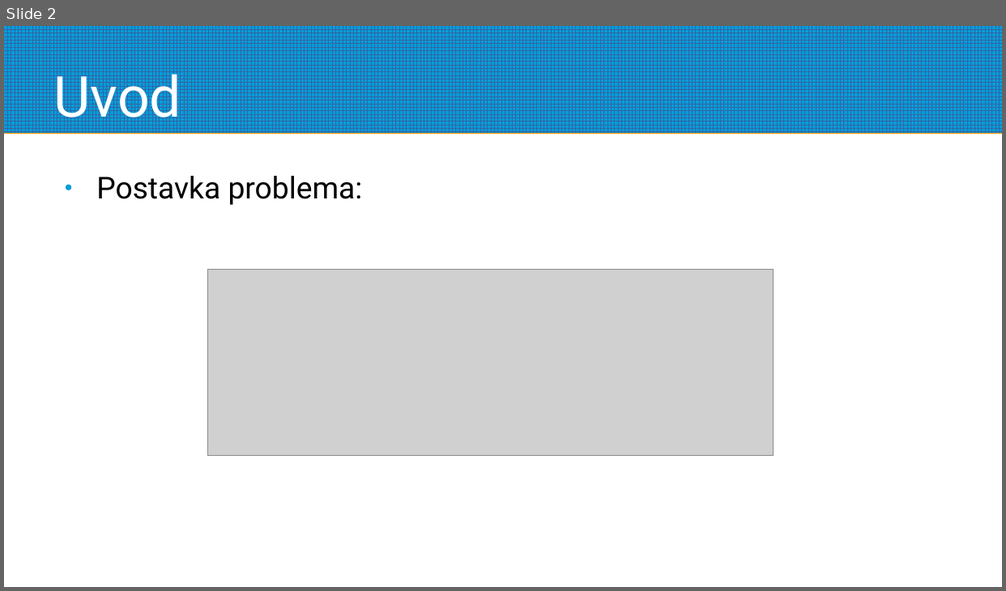
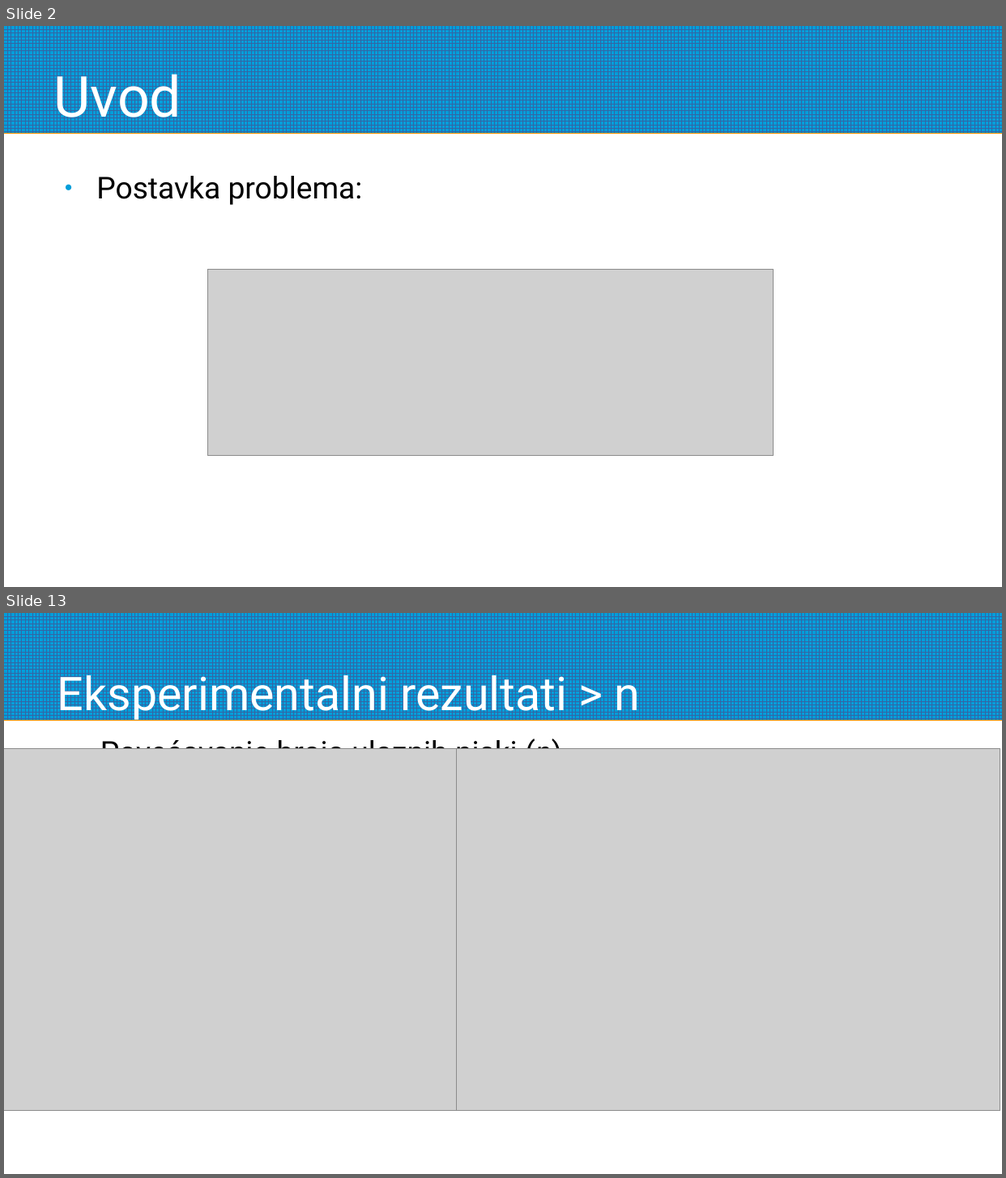
Before and after one commit to aleksakojadinovic/RI-nearest-string, a slide deck: docs/csp.odp. Shown one above the other, each under a label of ours: slide 2 before the commit, slides 2 and 13 after it; the slides between them are not shown. The pictures are 1006x591 and 1006x1178 pixels, drawn with LibreOffice and Linux fonts; fonts in the diff are those of the drawing; grey boxes stand for pictures. Boxes give left, top, right and bottom in pixels: in the first picture for what was removed or moved away, otherwise in the second. Text is boxed around its words. In the diff, an @@ line names an element or a change of style, - is before the commit and + after.

```diff
--- a/docs/csp.odp
+++ b/docs/csp.odp
@@ slide 13 added at (4, 613, 1002, 1174), background #FFFFFF; not listed: 1 template element that a slide beside it also shows @@
@@ title added at (57, 667, 641, 722), 37 pt, text #FFFFFF @@
+Eksperimentalni rezultati > n
@@ picture added at (4, 749, 525, 1111) @@
@@ text added at (100, 735, 562, 770), 24 pt, text #000000 @@
+● Povećavanje broja ulaznih niski (n)
@@ picture added at (457, 749, 1000, 1111) @@
```
Also in this commit, not shown: 13 other slides added, 2 slides removed, 12 other files.
